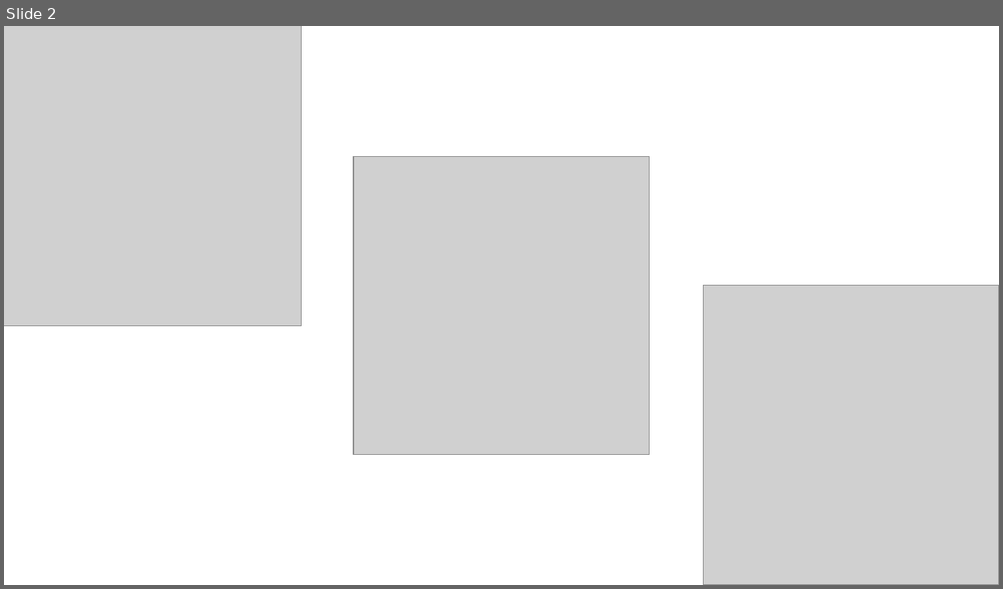
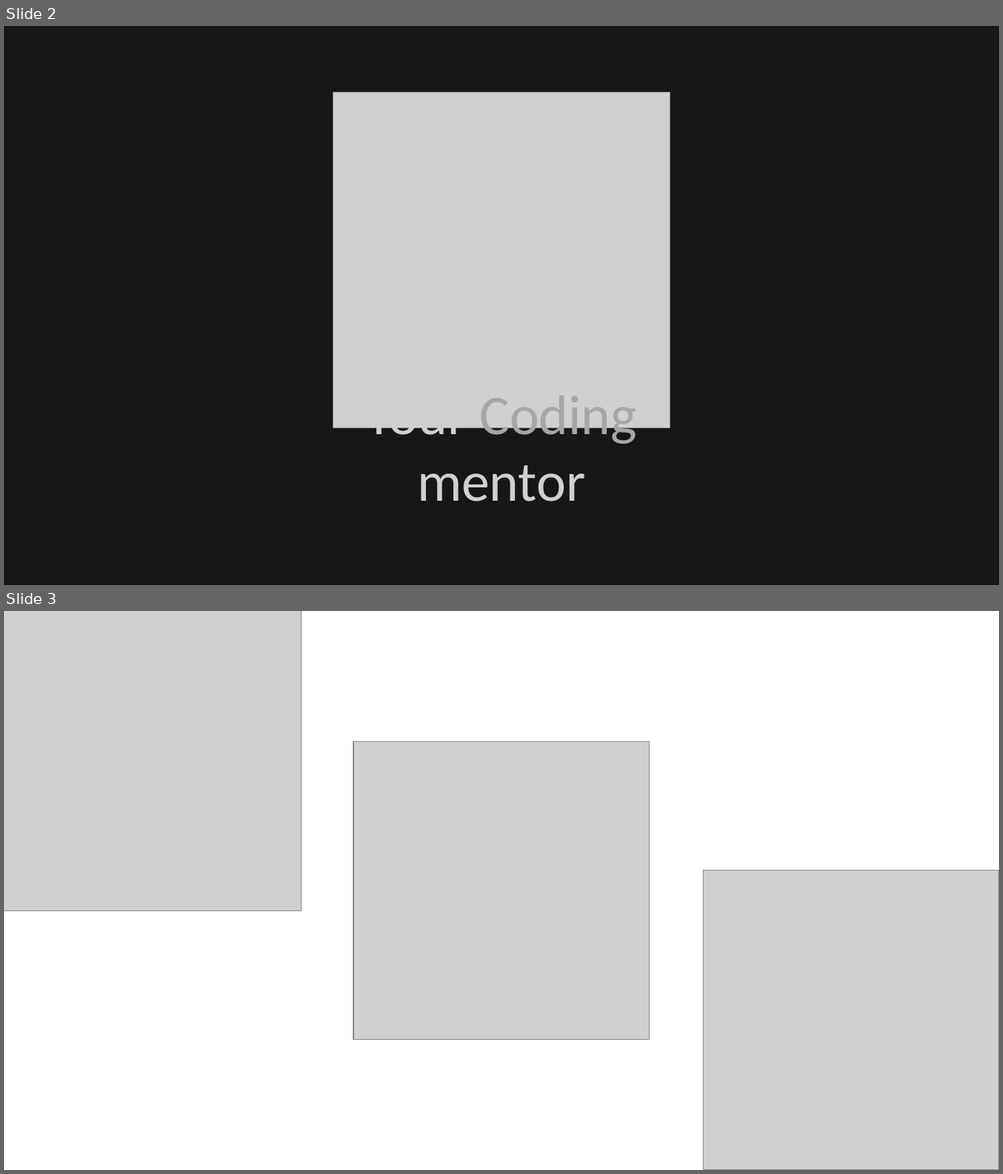
Before and after one commit to The-AS8-organization/The-AS8-Organization.github.io, a slide deck: images/gen.pptx. Shown one above the other, each under a label of ours: slide 2 before the commit, slides 2 and 3 after it. The pictures are 1003x589 and 1003x1174 pixels, drawn with LibreOffice and Linux fonts; fonts in the diff are those of the drawing; grey boxes stand for pictures. Boxes give left, top, right and bottom in pixels: in the first picture for what was removed or moved away, otherwise in the second. Text is boxed around its words. In the diff, an @@ line names an element or a change of style, - is before the commit and + after.

```diff
--- a/images/gen.pptx
+++ b/images/gen.pptx
@@ slide 2 added at [4,26,999,585], background #171717 @@
@@ picture added at [333,93,669,428] @@
@@ text added at [366,396,637,502], 54 pt, text #D0D0D0 @@
+Your Coding mentor
@@ what was slide 2 is now slide 3 @@
```
Also in this commit, not shown: 1 other slide added, 1 slide removed, 30 other files.
